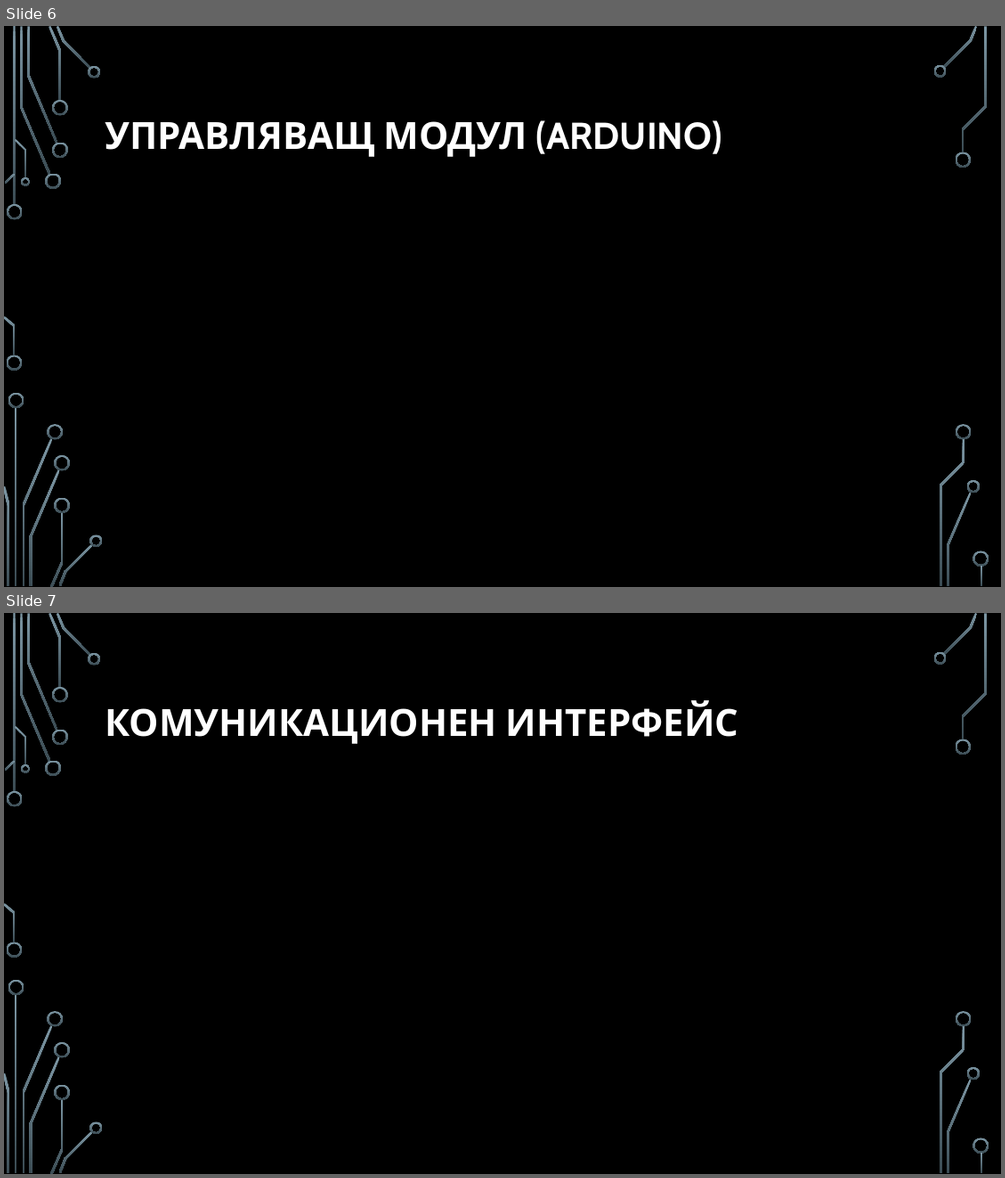
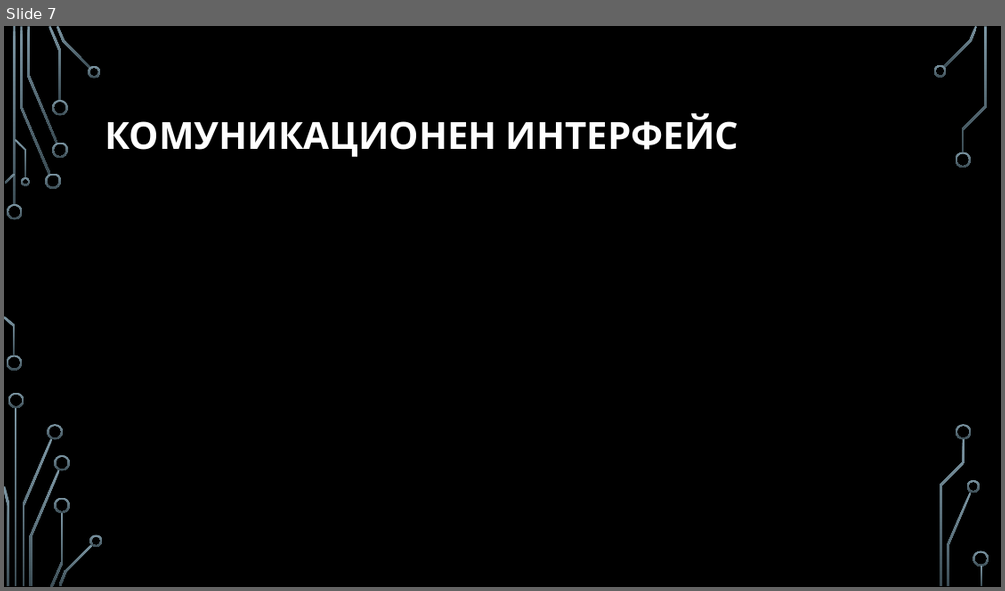
Before and after one commit to pgee-dzi2024/ThemeSP_2613, a slide deck: DR/защита.pptx. Shown one above the other, each under a label of ours: slides 6 and 7 before the commit, slide 7 after it. The pictures are 1005x1178 and 1005x591 pixels, drawn with LibreOffice and Linux fonts; fonts in the diff are those of the drawing; background and template pictures are left out. Boxes give left, top, right and bottom in pixels: in the first picture for what was removed or moved away, otherwise in the second. Text is boxed around its words. In the diff, an @@ line names an element or a change of style, - is before the commit and + after.

```diff
--- a/DR/защита.pptx
+++ b/DR/защита.pptx
@@ slide 6 removed at <box>4,26,1001,587</box>, background picture (left out); not listed: 36 template elements that a slide beside it also shows @@
@@ title removed at <box>105,120,723,157</box> @@
-УПРАВЛЯВАЩ МОДУЛ (ARDUINO)
```
Also in this commit, not shown: 5 slides changed, 2 slides added, 2 other files.
